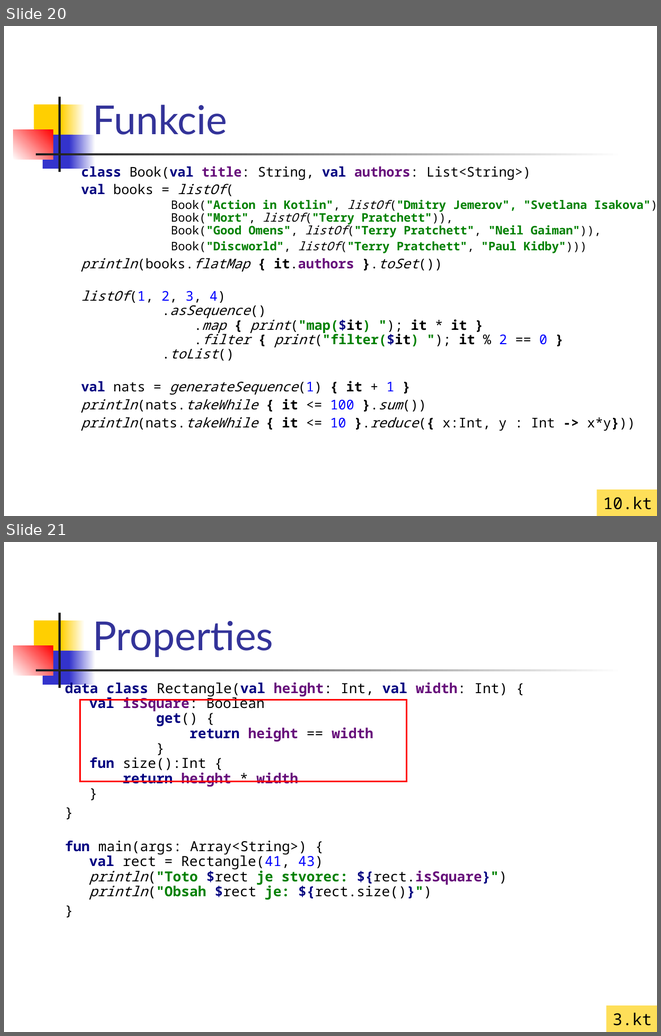
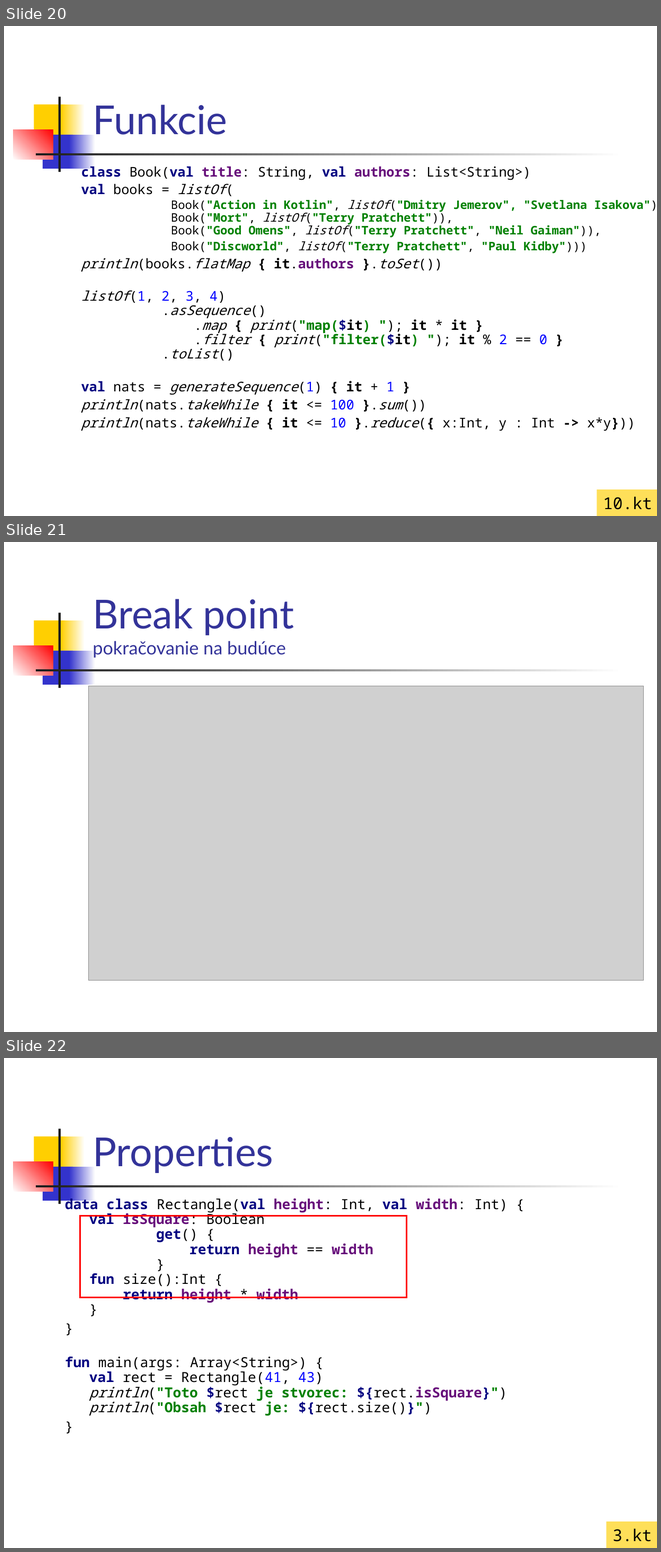
Before and after one commit to vmandro/Prednasky, a slide deck: 01/02_Kotlin.ppt. Shown one above the other, each under a label of ours: slides 20 and 21 before the commit, slides 20, 21 and 22 after it. The pictures are 661x1036 and 661x1552 pixels, drawn with LibreOffice and Linux fonts; fonts in the diff are those of the drawing; grey boxes stand for pictures. Boxes give left, top, right and bottom in pixels: in the first picture for what was removed or moved away, otherwise in the second. Text is boxed around its words. In the diff, an @@ line names an element or a change of style, - is before the commit and + after.

```diff
--- a/01/02_Kotlin.ppt
+++ b/01/02_Kotlin.ppt
@@ slide 21 added at (4,542,657,1032), background #FFFFFF; not listed: 7 template elements that a slide beside it also shows @@
@@ title added at (93,599,294,658), 20 pt, text #333399 @@
+Break point
+pokračovanie na budúce
@@ picture added at (88,686,643,980) @@
@@ what was slide 21 is now slide 22 @@
```
Also in this commit, not shown: 6 slides changed, 3 other files.
